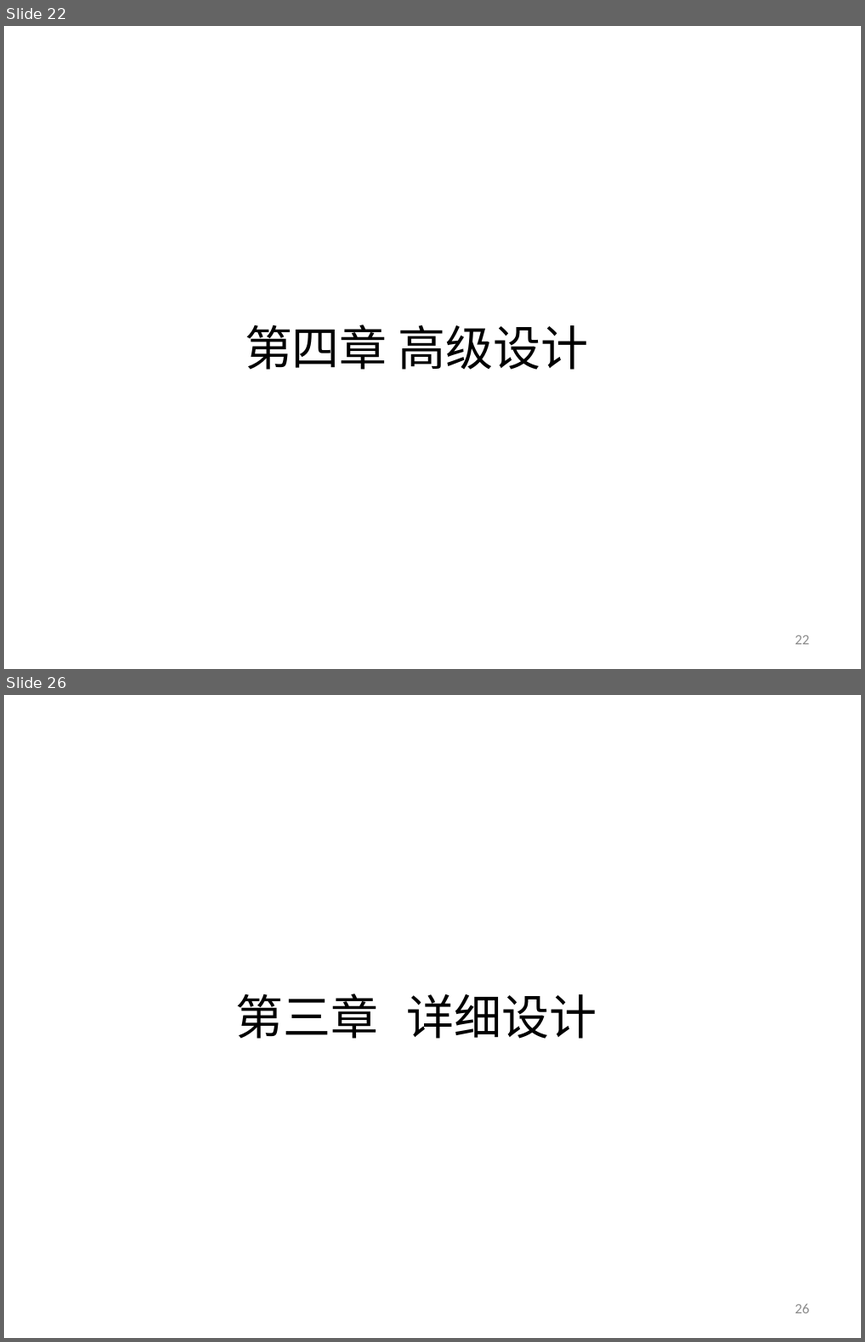
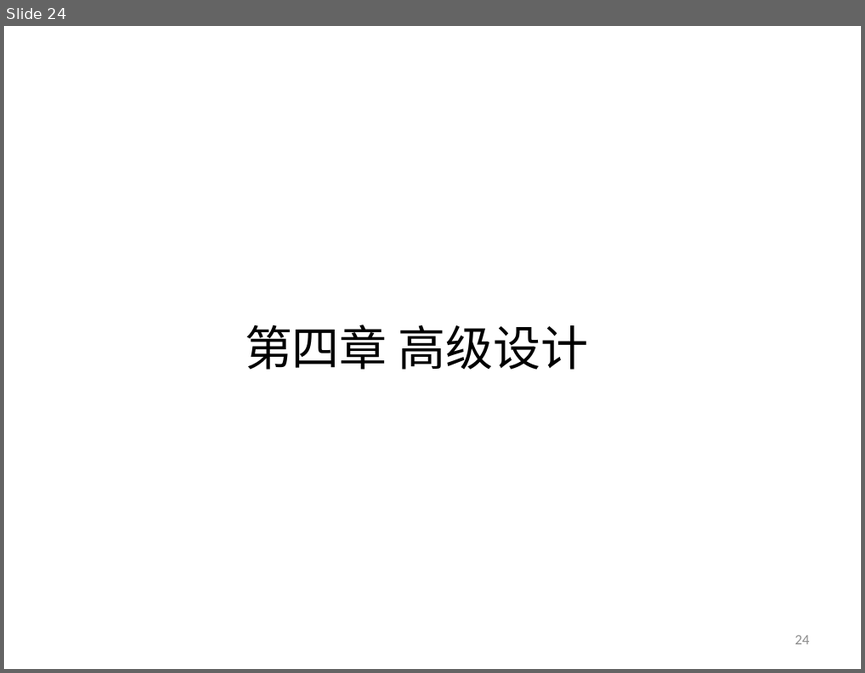
Before and after one commit to yessur3808/neural, a slide deck: docs/Neural_设计方案_V1.3.pptx. Shown one above the other, each under a label of ours: slides 22 and 26 before the commit, slide 24 after it; the slides between them are not shown. The pictures are 865x1342 and 865x673 pixels, drawn with LibreOffice and Linux fonts; fonts in the diff are those of the drawing. Boxes give left, top, right and bottom in pixels: in the first picture for what was removed or moved away, otherwise in the second. Text is boxed around its words. In the diff, an @@ line names an element or a change of style, - is before the commit and + after.

Commit message:
方案设计

```diff
--- a/docs/Neural_设计方案_V1.3.pptx
+++ b/docs/Neural_设计方案_V1.3.pptx
@@ slide 26 removed at <box>4,695,861,1338</box>, background #FFFFFF @@
@@ title removed at <box>235,993,597,1038</box> @@
-第三章 详细设计
@@ page number removed at <box>794,1304,809,1313</box> @@
-26
@@ what was slide 22 is now slide 24 @@
@@ page number at <box>794,635,809,644</box>: text changed @@
-22
+24
```
Also in this commit, not shown: 17 slides changed, 2 slides added, 14 other slides removed.
